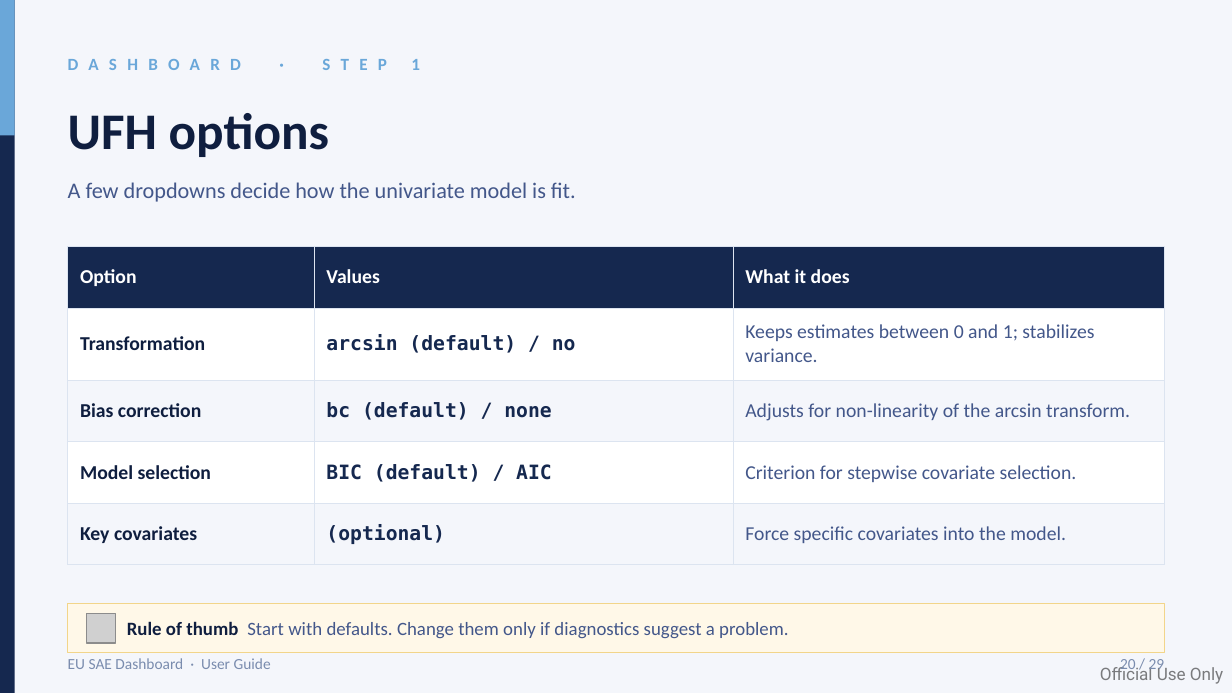
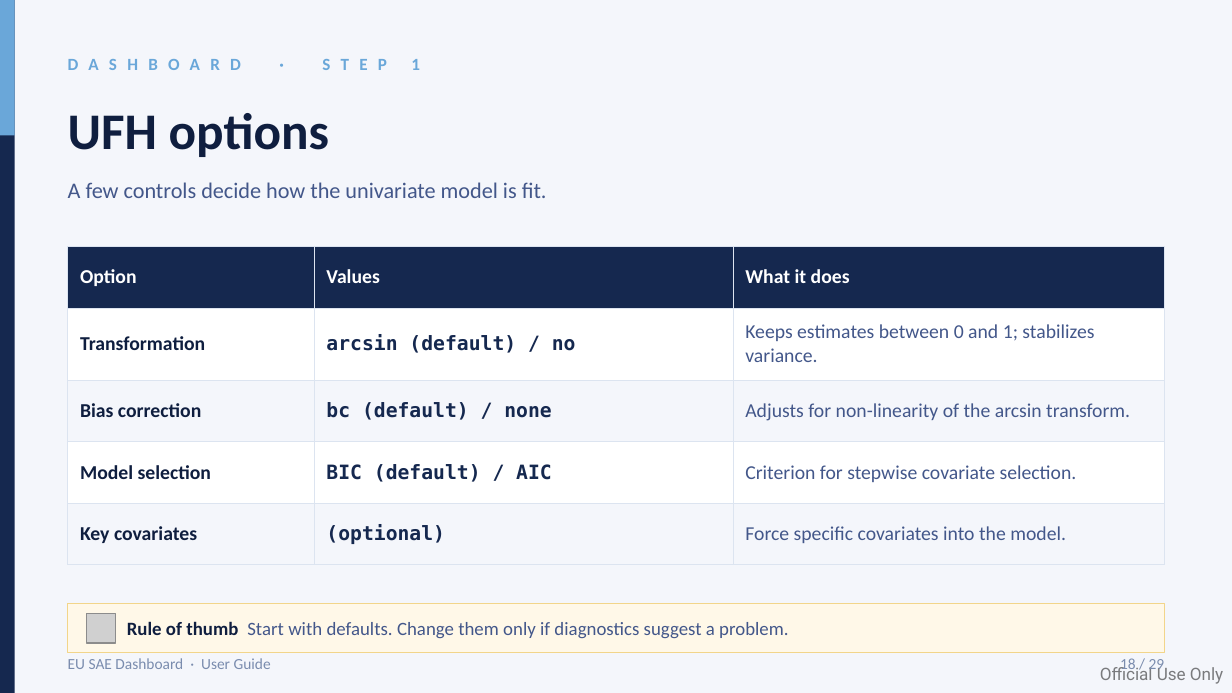
Before and after one commit to Noboyoshida227/EU_SAE_application_package, a slide deck: slide 18 of instructions/EU_SAE_User_Guide_Dashboard_v2.pptx. Drawn at 1232x693 pixels with LibreOffice and Linux fonts; fonts in the diff are those of the drawing; grey boxes stand for pictures. Boxes give left, top, right and bottom in pixels: in the first picture for what was removed or moved away, otherwise in the second. Text is boxed around its words. In the diff, an @@ line names an element or a change of style, - is before the commit and + after.

```diff
--- a/instructions/EU_SAE_User_Guide_Dashboard_v2.pptx
+++ b/instructions/EU_SAE_User_Guide_Dashboard_v2.pptx
@@ text at [68,182,547,198]: text changed @@
-A few dropdowns decide how the univariate model is fit.
+A few controls decide how the univariate model is fit.
@@ text at [1120,658,1165,674]: text changed @@
-20 / 29
+18 / 29
```
Also in this commit, not shown: 24 other slides changed, 3 other files.
